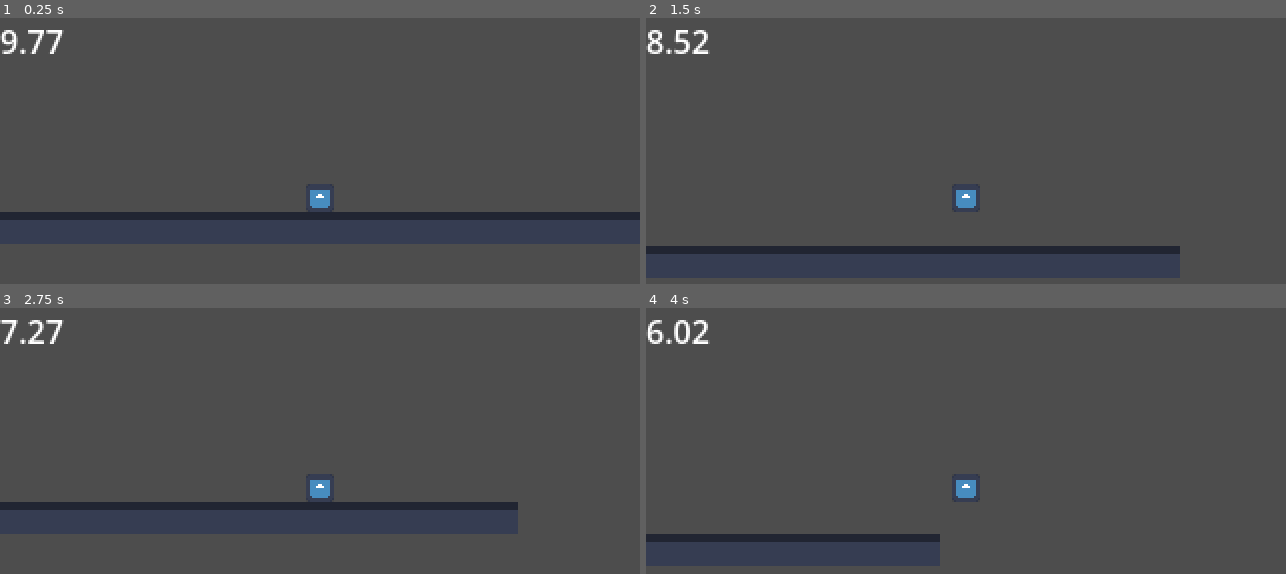
Above: before the commit, frames 1-4 (two rows, left to right).
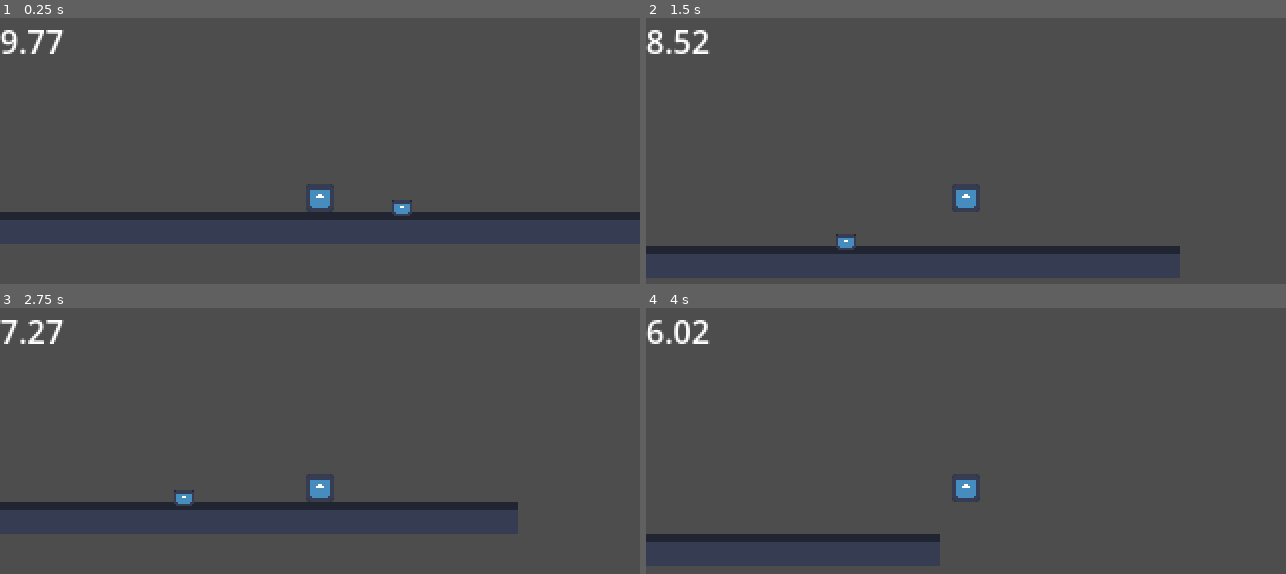
Above: after the commit, the same moments.

Repository: mannireis/gmtk
Game: Godot game, scene res://scenes/levels/testing.tscn
Same seed, same stepped clock (60 frames per second), same inputs: the game is played once before the commit and once after it. The engine's default icon, where the game draws it, is replaced by a stand-in: a white triangle on a blue panel in a dark square.
Inputs (mouse positions are in pixels of both pictures, inside the frame that each line leads up to):
- Up to frame 1 (0.25 s): no input
- Up to frame 2 (1.5 s): tap Enter at 0.5 s; move the mouse to (1106, 180) at 0.52 s; hold D (Right) from 0.53 s (still down); tap Alt at 0.6 s; click (1106, 180) at 0.67 s; tap Space (Jump) at 0.77 s; move the mouse to (838, 214) at 1.27 s; tap Shift at 1.35 s
- Up to frame 3 (2.75 s): tap Space (Jump) at 1.52 s; move the mouse to (384, 409) at 2.02 s; release D (Right) at 2.03 s; hold A (Left) from 2.03 s (still down); tap Alt at 2.1 s
- Up to frame 4 (4 s): move the mouse to (934, 560) at 2.77 s; release A (Left) at 2.78 s; hold D (Right) from 2.78 s (still down); tap Shift at 2.85 s; click (934, 560) at 2.92 s; tap Space (Jump) at 3.02, 3.77 s; move the mouse to (1158, 542) at 3.52 s; tap Alt at 3.6 s

The runs differ from the first frame. In frame 1, 0.1% of the frame differs, in the area x 61-65%, y 68-75%; in frame 2, 0.1%; in frame 3, 0.1%; in frame 4, nothing differs.

Commit message:
feat: push button

Diff:
--- /dev/null
+++ b/scenes/entities/push_button.tscn
@@ -0,0 +1,21 @@
+[gd_scene format=3 uid="uid://dphe2nckhh24q"]
+
+[ext_resource type="Texture2D" uid="uid://bc1ayuixxupfe" path="res://icon.svg" id="1_pnfby"]
+[ext_resource type="Script" uid="uid://c3saysyxmpwcg" path="res://scripts/entities/push_button.gd" id="2_ptg08"]
+
+[sub_resource type="RectangleShape2D" id="RectangleShape2D_ptg08"]
+size = Vector2(200.00006, 200.00006)
+
+[node name="PushButton" type="Area2D" unique_id=283099239]
+script = ExtResource("2_ptg08")
+
+[node name="Sprite2D" type="Sprite2D" parent="." unique_id=1118056387]
+scale = Vector2(0.08, 0.08)
+texture = ExtResource("1_pnfby")
+
+[node name="CollisionShape2D" type="CollisionShape2D" parent="." unique_id=1864068784]
+scale = Vector2(0.049999986, 0.049999986)
+shape = SubResource("RectangleShape2D_ptg08")
+
+[connection signal="body_entered" from="." to="." method="_on_body_entered"]
+[connection signal="body_exited" from="." to="." method="_on_body_exited"]
--- a/scenes/levels/testing.tscn
+++ b/scenes/levels/testing.tscn
@@ -2,6 +2,7 @@
 
 [ext_resource type="PackedScene" uid="uid://bhrdrkr1fcxqb" path="res://scenes/levels/base_level.tscn" id="1_i1vqv"]
 [ext_resource type="Texture2D" uid="uid://bc1ayuixxupfe" path="res://icon.svg" id="1_whlnt"]
+[ext_resource type="PackedScene" uid="uid://dphe2nckhh24q" path="res://scenes/entities/push_button.tscn" id="3_3mgey"]
 
 [sub_resource type="TileSetAtlasSource" id="TileSetAtlasSource_3mgey"]
 texture = ExtResource("1_whlnt")
@@ -147,3 +148,6 @@
 
 [node name="SpawnPoint" type="Marker2D" parent="." index="4" unique_id=755381606]
 position = Vector2(-58, -5)
+
+[node name="PushButton" parent="." index="5" unique_id=283099239 instance=ExtResource("3_3mgey")]
+position = Vector2(41, 14)
--- /dev/null
+++ b/scripts/entities/push_button.gd
@@ -0,0 +1,28 @@
+extends Area2D
+
+
+@onready var sprite = $Sprite2D
+
+
+enum states {IDLE, PRESSED}
+var state = states.IDLE
+
+
+func _process(delta: float) -> void:
+	if state == states.PRESSED:
+		sprite.scale.y = 0.06
+	else:
+		sprite.scale.y = 0.08
+
+
+func _change_state() -> void:
+	state = states.PRESSED if state == states.IDLE else states.IDLE
+
+
+func _on_body_exited(body: Node2D) -> void:
+	_change_state()
+	print("collide yay")
+
+
+func _on_body_entered(body: Node2D) -> void:
+	_change_state()
Not shown, added: scripts/entities/push_button.gd.uid
